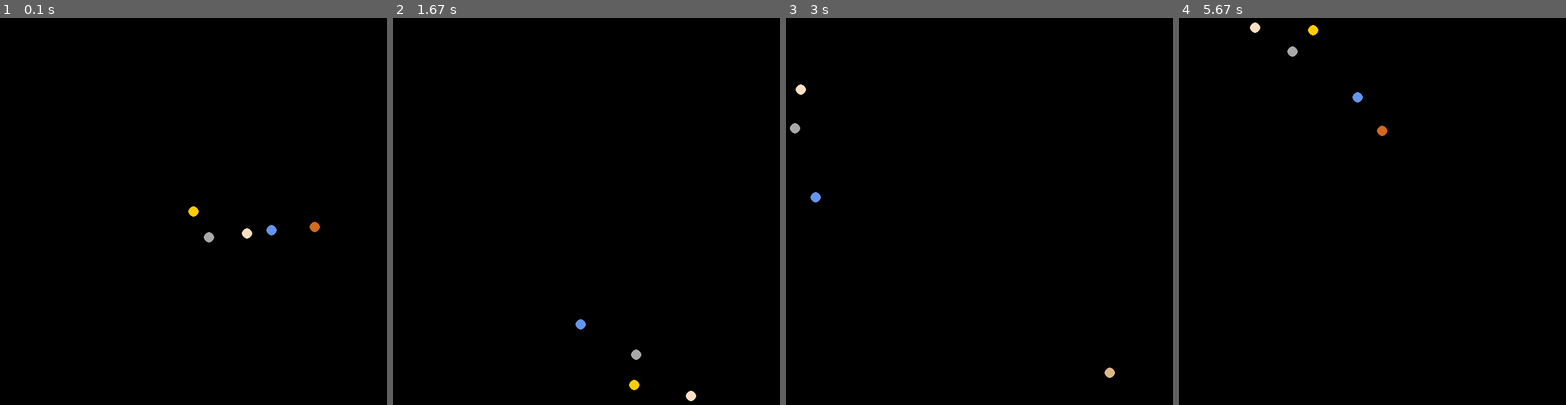
Above: before the commit, frames 1-4 (left to right).
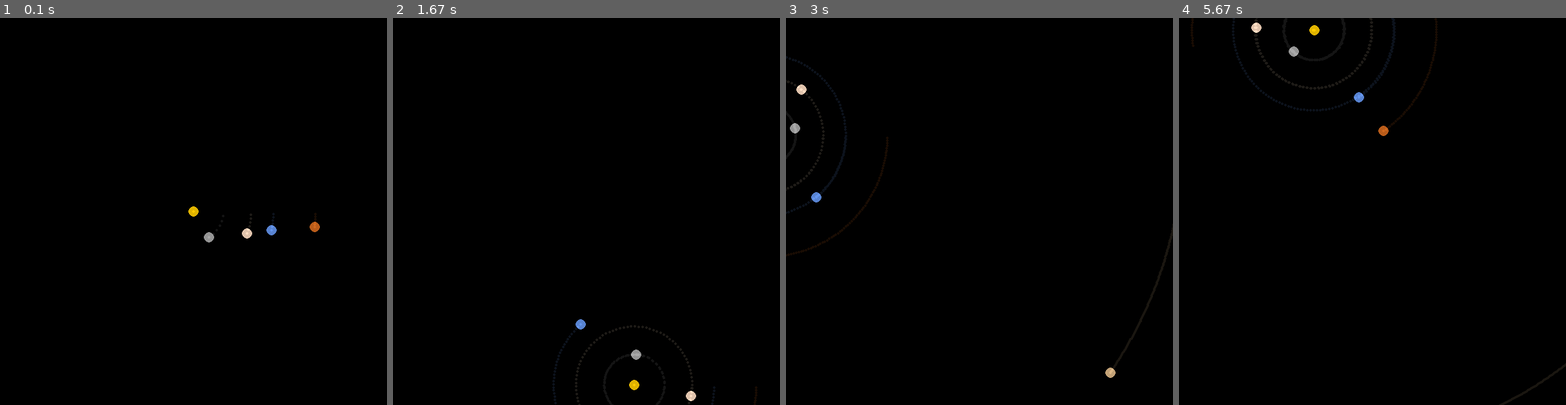
Above: after the commit, the same moments.

Repository: SoraAsc/Celestial-Body-Orbit-Simulator
Game: pygame game, started from main.py
Same seed, same stepped clock (60 frames per second), same inputs: the game is played once before the commit and once after it.
Inputs (mouse positions are in pixels of both pictures, inside the frame that each line leads up to):
- Up to frame 1 (0.1 s): no input
- Up to frame 2 (1.67 s): press the mouse at (586, 234) at 0.37 s; move the mouse to (540, 226) at 0.47 s; release the mouse at (493, 215) at 0.6 s; press the mouse at (586, 234) at 0.7 s; move the mouse to (656, 292) at 0.8 s; release the mouse at (725, 346) at 0.93 s; press the mouse at (586, 234) at 1.03 s; move the mouse to (516, 219) at 1.13 s; release the mouse at (447, 199) at 1.27 s; press the mouse at (586, 234) at 1.37 s; move the mouse to (660, 296) at 1.47 s; release the mouse at (733, 358) at 1.6 s
- Up to frame 3 (3 s): press the mouse at (979, 234) at 1.7 s; move the mouse to (1029, 207) at 1.8 s; release the mouse at (1080, 176) at 1.93 s; press the mouse at (979, 234) at 2.03 s; move the mouse to (917, 242) at 2.13 s; release the mouse at (855, 250) at 2.27 s; press the mouse at (979, 234) at 2.37 s; move the mouse to (921, 157) at 2.47 s; release the mouse at (863, 79) at 2.6 s; press the mouse at (979, 234) at 2.7 s; move the mouse to (925, 211) at 2.8 s; release the mouse at (867, 188) at 2.93 s
- Up to frame 4 (5.67 s): press the mouse at (1372, 234) at 3.03 s; move the mouse to (1426, 242) at 3.13 s; release the mouse at (1476, 254) at 3.27 s; press the mouse at (1372, 234) at 3.37 s; move the mouse to (1314, 234) at 3.47 s; release the mouse at (1252, 234) at 3.6 s; press the mouse at (1372, 234) at 3.7 s; move the mouse to (1326, 172) at 3.8 s; release the mouse at (1279, 110) at 3.93 s; press the mouse at (1372, 234) at 4.03 s; move the mouse to (1430, 238) at 4.13 s; release the mouse at (1484, 242) at 4.27 s; press the mouse at (1372, 234) at 4.37 s; move the mouse to (1387, 192) at 4.47 s; release the mouse at (1399, 149) at 4.6 s; press the mouse at (1372, 234) at 4.7 s; move the mouse to (1434, 180) at 4.8 s; release the mouse at (1496, 126) at 4.93 s; press the mouse at (1372, 234) at 5.03 s; move the mouse to (1353, 281) at 5.13 s; release the mouse at (1333, 327) at 5.27 s; press the mouse at (1372, 234) at 5.37 s; move the mouse to (1403, 292) at 5.47 s; release the mouse at (1430, 346) at 5.6 s

The runs differ from the first frame. In frame 1, 0.2% of the frame differs, in the area x 48-83%, y 48-57%; in frame 2, 0.5%; in frame 3, 1.0%; in frame 4, 1.1%, in the area x 3-100%, y 0-100%.

Commit message:
feat: trail

Diff:
--- a/celestial_body.py
+++ b/celestial_body.py
@@ -26,6 +26,18 @@
         self.velocity = velocity
         self.acceleration = np.zeros(position.shape)
         self.color = color if color is not None else self.generate_unique_color()
+        self.trails_pos = []
+
+    def update_trail(self, trail_limit: int):
+        """Update the trails list, insert a new position and remove if is beyond the limit
+
+        Args:
+            trail_limit (int): The number of trails that the body can have
+        """
+
+        self.trails_pos.append((self.position[0], self.position[1]))
+        if len(self.trails_pos) > trail_limit:
+            self.trails_pos.pop(0)
 
     def generate_unique_color(self) -> Tuple[int, int, int]:
         """Generate a unique RGB color that hasn't been used yet
--- a/pygame_manager.py
+++ b/pygame_manager.py
@@ -16,9 +16,12 @@
 
         pygame.init()
         self.screen = pygame.display.set_mode((SCREEN_SIZE[0], SCREEN_SIZE[1]))
+        self.trail_surface = pygame.Surface((SCREEN_SIZE[0], SCREEN_SIZE[1]), pygame.SRCALPHA)  # Allow transparency
+        self.trail_surface.set_alpha(30)
         self.template_loader = TemplateLoader("templates.json")
         self.simulation = Simulation(self.template_loader.get_template("solar_system"), DELTA_T)
         self.clock = pygame.time.Clock()
+        self.trail_limit = 200
 
         # Initial variabels
         self.zoom = 1
@@ -36,12 +39,21 @@
         self.camera_pos[1] = max(-WORLD_SIZE[1] + half_screen_height, min(self.camera_pos[1], WORLD_SIZE[1] - half_screen_height))
 
         self.screen.fill((0, 0, 0)) # Clear screen
+        self.trail_surface.fill((0, 0, 0)) # Clear screen
 
         for body in self.simulation.bodies:
+            body.update_trail(self.trail_limit)
             x = int((body.position[0] / SCALE - self.camera_pos[0])  * self.zoom + CENTER[0])
             y = int((body.position[1] / SCALE - self.camera_pos[1])  * self.zoom + CENTER[1])
             pygame.draw.circle(self.screen, body.color, (x, y), 8 * self.zoom)
 
+            for trail_pos in body.trails_pos:
+                trail_x = int((trail_pos[0] / SCALE - self.camera_pos[0]) * self.zoom + CENTER[0])
+                trail_y = int((trail_pos[1] / SCALE - self.camera_pos[1]) * self.zoom + CENTER[1])
+
+                pygame.draw.circle(self.trail_surface, body.color, (trail_x, trail_y), 2 * self.zoom)
+
+        self.screen.blit(self.trail_surface, (0, 0))
         pygame.display.flip()
 
     def run(self):
--- a/templates.json
+++ b/templates.json
@@ -9,28 +9,28 @@
         },
         {
             "name": "Mercury",
-            "mass": 3.285e23,
+            "mass": 3.301e23,
             "position": [5.7e10, 0],
             "velocity": [0, 47890],
             "color": [169, 169, 169]
         },
         {
             "name": "Venus",
-            "mass": 4.867e24,
+            "mass": 4.8673e24,
             "position": [1.082e11, 0],
             "velocity": [0, 35020],
             "color": [255, 223, 196]
         },
         {
             "name": "Earth",
-            "mass": 5.972e24,
+            "mass": 5.9722e24,
             "position": [1.496e11, 0],
             "velocity": [0, 29780],
             "color": [100, 149, 237]
         },
         {
             "name": "Mars",
-            "mass": 6.39e23,
+            "mass": 6.4169e23,
             "position": [2.279e11, 0],
             "velocity": [0, 24070],
             "color": [210, 105, 30]
@@ -44,31 +44,63 @@
         },
         {
             "name": "Jupiter",
-            "mass": 1.898e27,
+            "mass": 1.89813e27,
             "position": [7.785e11, 0],
             "velocity": [0, 13070],
             "color": [222, 184, 135]
         },
         {
             "name": "Saturn",
-            "mass": 5.683e26,
+            "mass": 5.6832e26,
             "position": [1.433e12, 0],
             "velocity": [0, 9680],
             "color": [245, 222, 179]
         },
         {
             "name": "Uranus",
-            "mass": 8.681e25,
+            "mass": 8.6811e28,
             "position": [2.872e12, 0],
             "velocity": [0, 6800],
             "color": [175, 238, 238]
         },
         {
             "name": "Neptune",
-            "mass": 1.024e26,
+            "mass": 1.02409e29,
             "position": [4.495e12, 0],
             "velocity": [0, 5400],
             "color": [0, 0, 205]
         }
+    ],
+    "binary_system_equal_mass": [
+        {
+            "name": "Star A",
+            "mass": 4.0e30,
+            "position": [-1e11, 0],
+            "velocity": [0, 15000],
+            "color": [255, 255, 255]
+        },
+        {
+            "name": "Star B",
+            "mass": 4.0e30,
+            "position": [1e11, 0],
+            "velocity": [0, -15000],
+            "color": [255, 255, 255]
+        }
+    ],
+    "binary_system_unequal_mass": [
+        {
+            "name": "Massive A",
+            "mass": 5.0e30,
+            "position": [-5e10, 0],
+            "velocity": [0, 10000],
+            "color": [255, 223, 0]
+        },
+        {
+            "name": "Smaller Star",
+            "mass": 1.0e30,
+            "position": [1.5e11, 0],
+            "velocity": [0, -16000],
+            "color": [255, 69, 0]
+        }
     ]
 }
